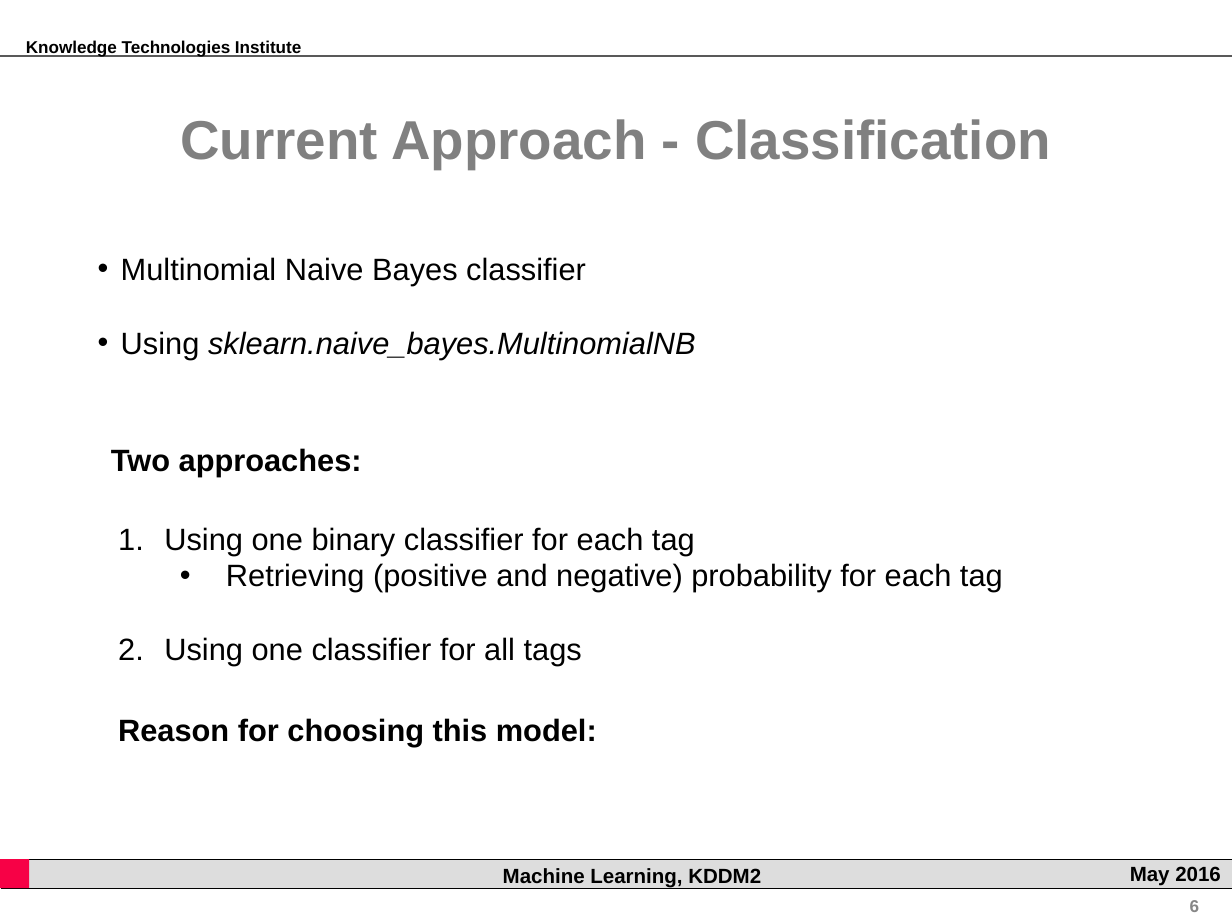
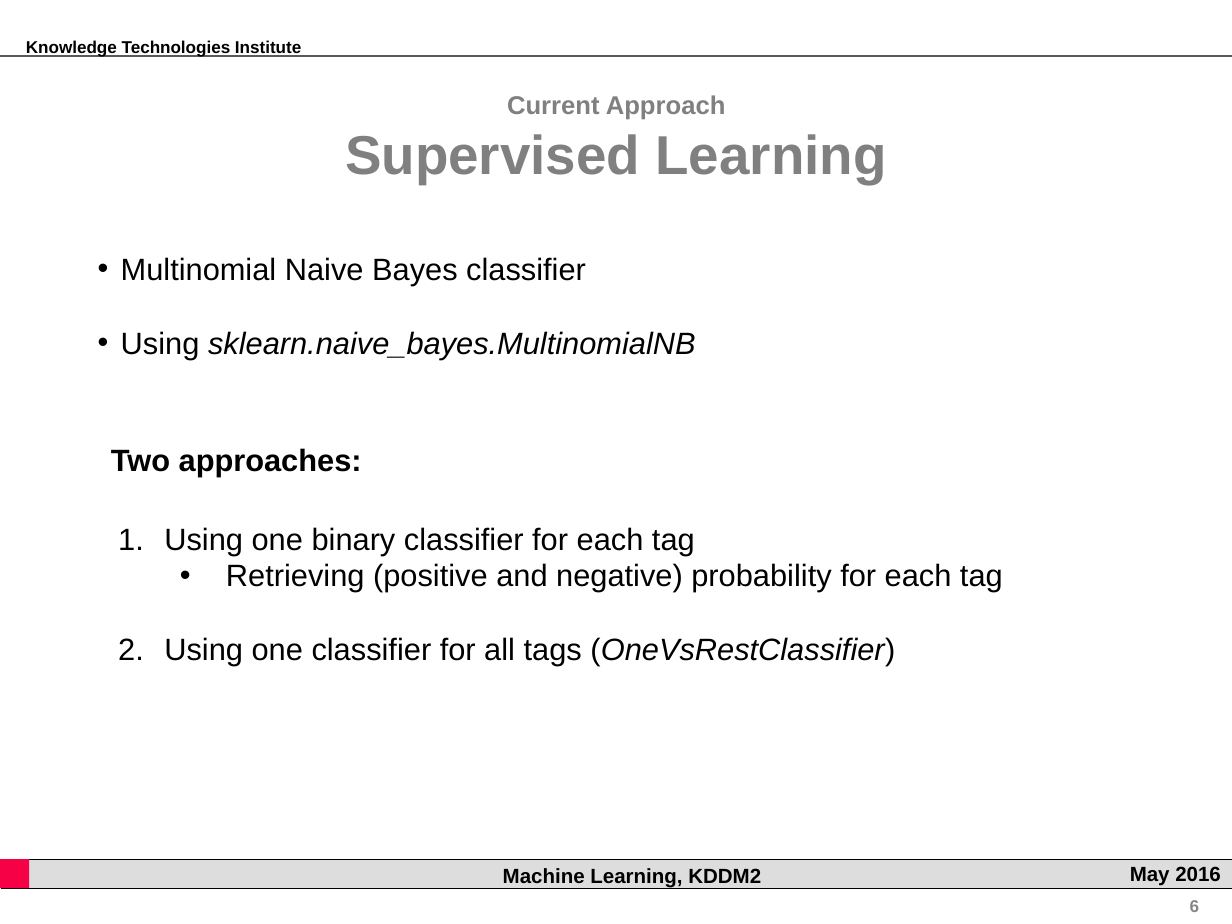
Before and after one commit to rsamer/MLSE, a slide deck: slide 6 of presentation/interim/Presentation.pptx. Drawn at 1232x924 pixels with LibreOffice and Linux fonts; fonts in the diff are those of the drawing; background and template pictures are left out. Boxes give left, top, right and bottom in pixels: in the first picture for what was removed or moved away, otherwise in the second. Text is boxed around its words. In the diff, an @@ line names an element or a change of style, - is before the commit and + after.

```diff
--- a/presentation/interim/Presentation.pptx
+++ b/presentation/interim/Presentation.pptx
@@ text at [345,95,886,184]: text changed @@
-Current Approach - Classification
+Current Approach
+Supervised Learning
@@ text at [164,637,895,666]: text changed @@
-2. Using one classifier for all tags
+2. Using one classifier for all tags (OneVsRestClassifier)
@@ text removed at [118,718,597,747] @@
-Reason for choosing this model:
```
Also in this commit, not shown: 3 other slides changed, 6 slides added, 7 slides removed.
